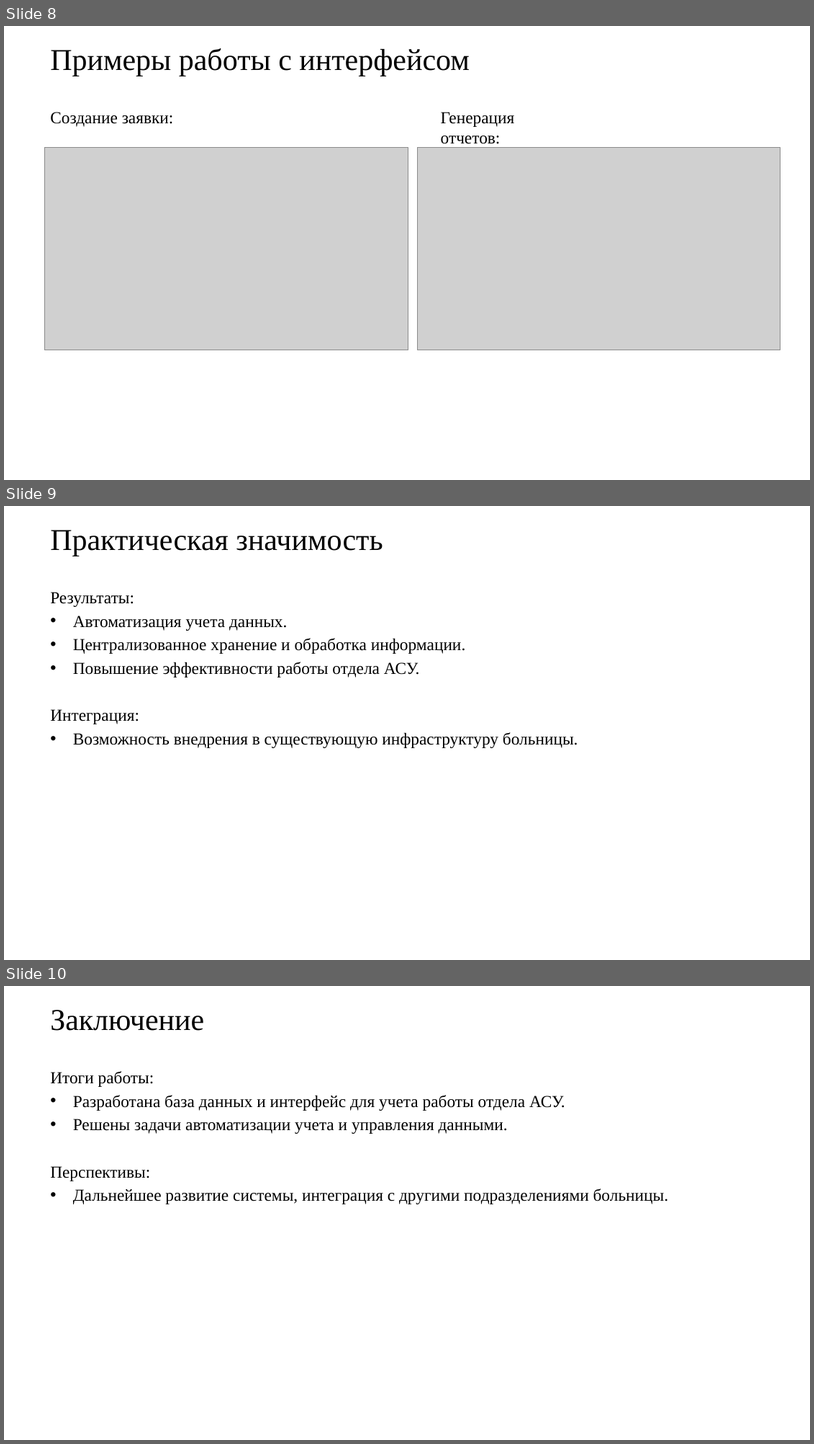
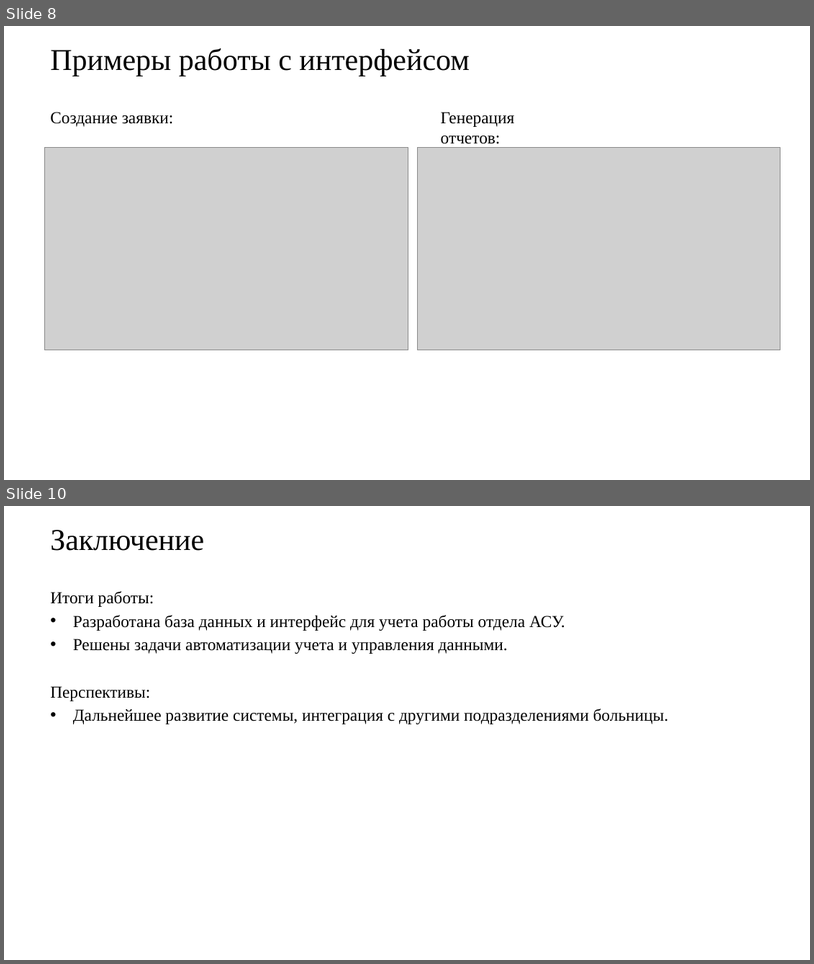
Before and after one commit to KaliShau/Coursework-2025, a slide deck: Презентация к курсовой работе.pptx. Shown one above the other, each under a label of ours: slides 8, 9 and 10 before the commit, slides 8 and 10 after it; the slides between them are not shown. The pictures are 814x1444 and 814x964 pixels, drawn with LibreOffice and Linux fonts; fonts in the diff are those of the drawing; grey boxes stand for pictures; background and template pictures are left out. Boxes give left, top, right and bottom in pixels: in the first picture for what was removed or moved away, otherwise in the second. Text is boxed around its words. In the diff, an @@ line names an element or a change of style, - is before the commit and + after.

Commit message:
Update

```diff
--- a/Презентация к курсовой работе.pptx
+++ b/Презентация к курсовой работе.pptx
@@ slide 9 removed at box(4, 506, 810, 960), background picture (left out) @@
@@ title removed at box(50, 530, 383, 556) @@
-Практическая значимость
@@ text removed at box(50, 592, 579, 748) @@
-Результаты:
-• Автоматизация учета данных.
-• Централизованное хранение и обработка информации.
-• Повышение эффективности работы отдела АСУ.
-Интеграция:
-• Возможность внедрения в существующую инфраструктуру больницы.
```
Also in this commit, not shown: 1 slide added.
